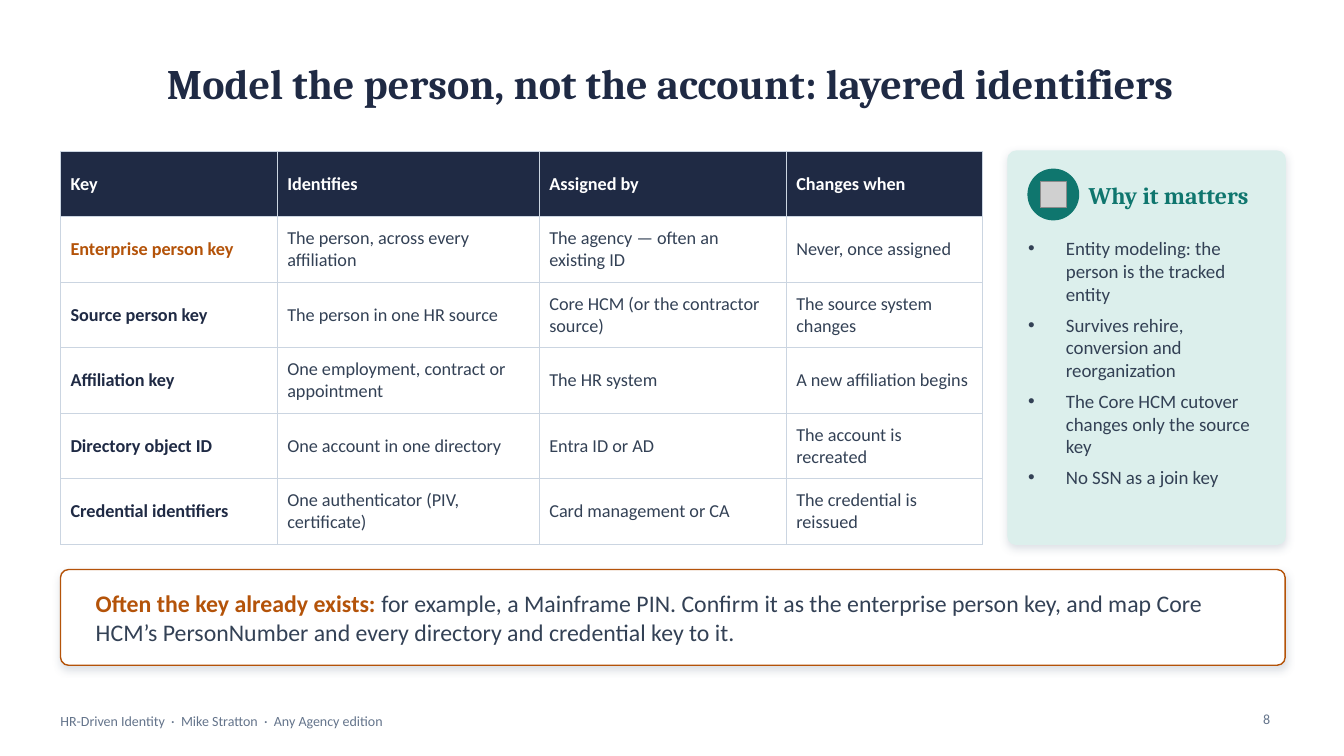
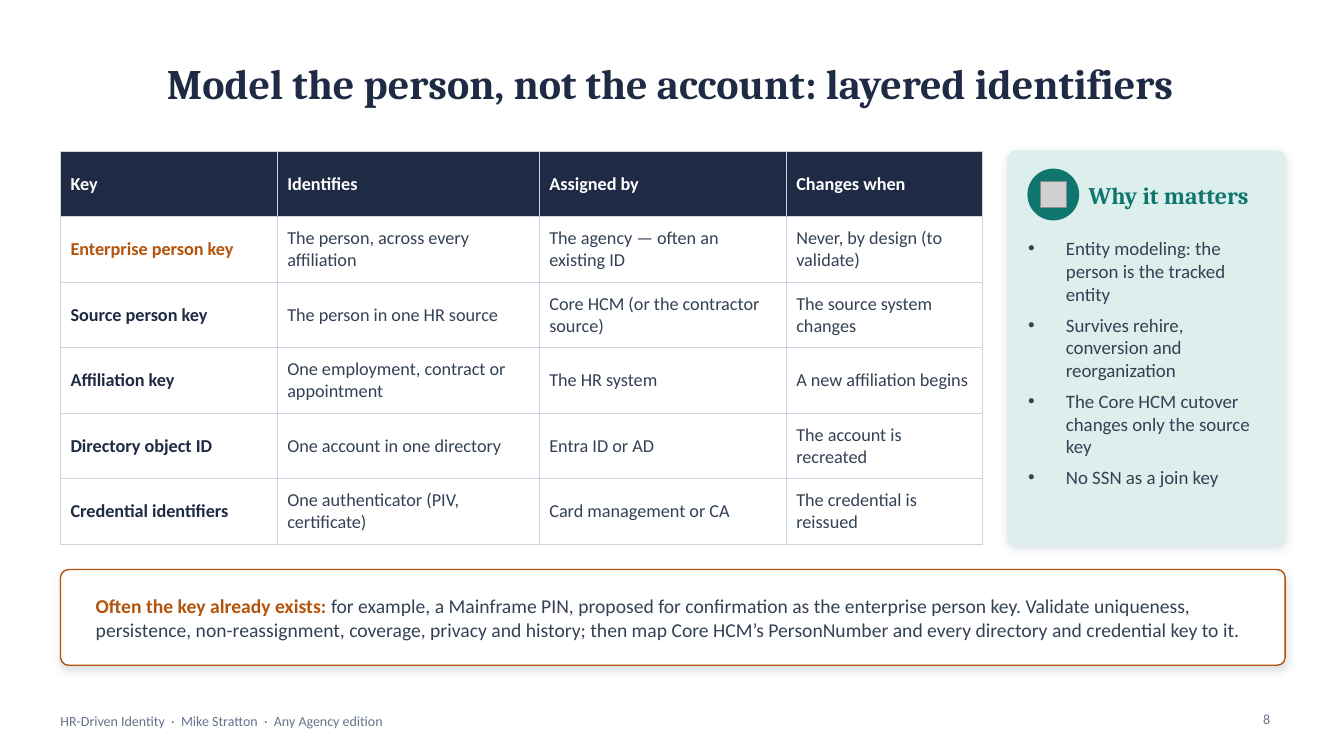
Before and after one commit to WhalerMike/modernization-workbook, a slide deck: slide 8 of presentations/hr-driven-identity-interview/HR_Driven_Identity_AnyAgency.pptx. Drawn at 1344x756 pixels with LibreOffice and Linux fonts; fonts in the diff are those of the drawing; grey boxes stand for pictures; background and template pictures are left out. Boxes give left, top, right and bottom in pixels: in the first picture for what was removed or moved away, otherwise in the second. Text is boxed around its words. In the diff, an @@ line names an element or a change of style, - is before the commit and + after.

```diff
--- a/presentations/hr-driven-identity-interview/HR_Driven_Identity_AnyAgency.pptx
+++ b/presentations/hr-driven-identity-interview/HR_Driven_Identity_AnyAgency.pptx
@@ table at (60, 151, 983, 544) @@
-row 2, column 4: Never, once assigned
+row 2, column 4: Never, by design (to validate)
@@ text at (96, 599, 1239, 641): text changed; size 17 to 14 pt @@
-Often the key already exists: for example, a Mainframe PIN. Confirm it as the enterprise person key, and map Core HCM’s PersonNumber and every directory and credential key to it.
+Often the key already exists: for example, a Mainframe PIN, proposed for confirmation as the enterprise person key. Validate uniqueness, persistence, non-reassignment, coverage, privacy and history; then map Core HCM’s PersonNumber and every directory and credential key to it.
```
Also in this commit, not shown: 5 other slides changed, 46 other files.
